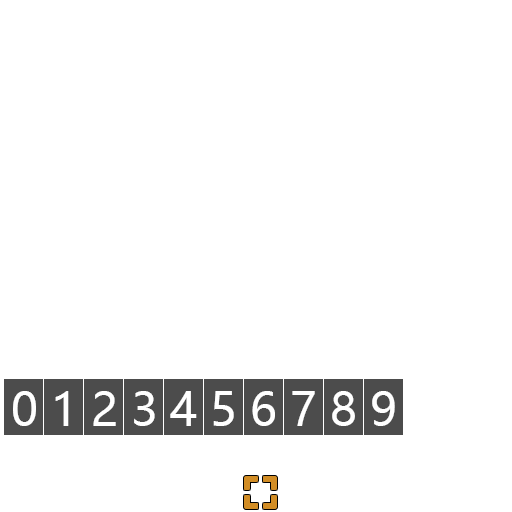
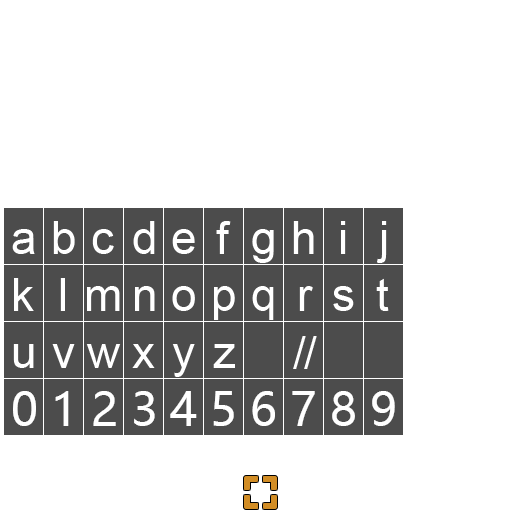
The second (512, 512) image is a revision of the first. Changes to its layers:
added group "组 3" with 3 layers above "组 2" over (x1=4, y1=208, x2=403, y2=378)
added layer "//" in group "组 3" over (x1=293, y1=336, x2=317, y2=369)
added layer "abcdefghij klmnopqrst uvwxyz" in group "组 3" over (x1=12, y1=221, x2=389, y2=377)
added layer "Back" (1st of 2, in "组 3") in group "组 3" over (x1=4, y1=208, x2=403, y2=378)
